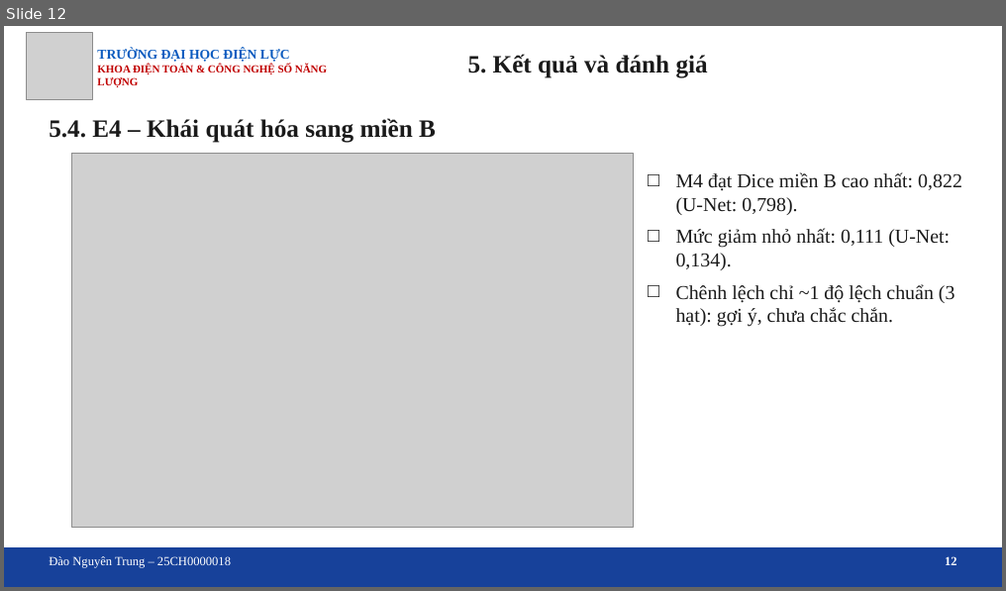
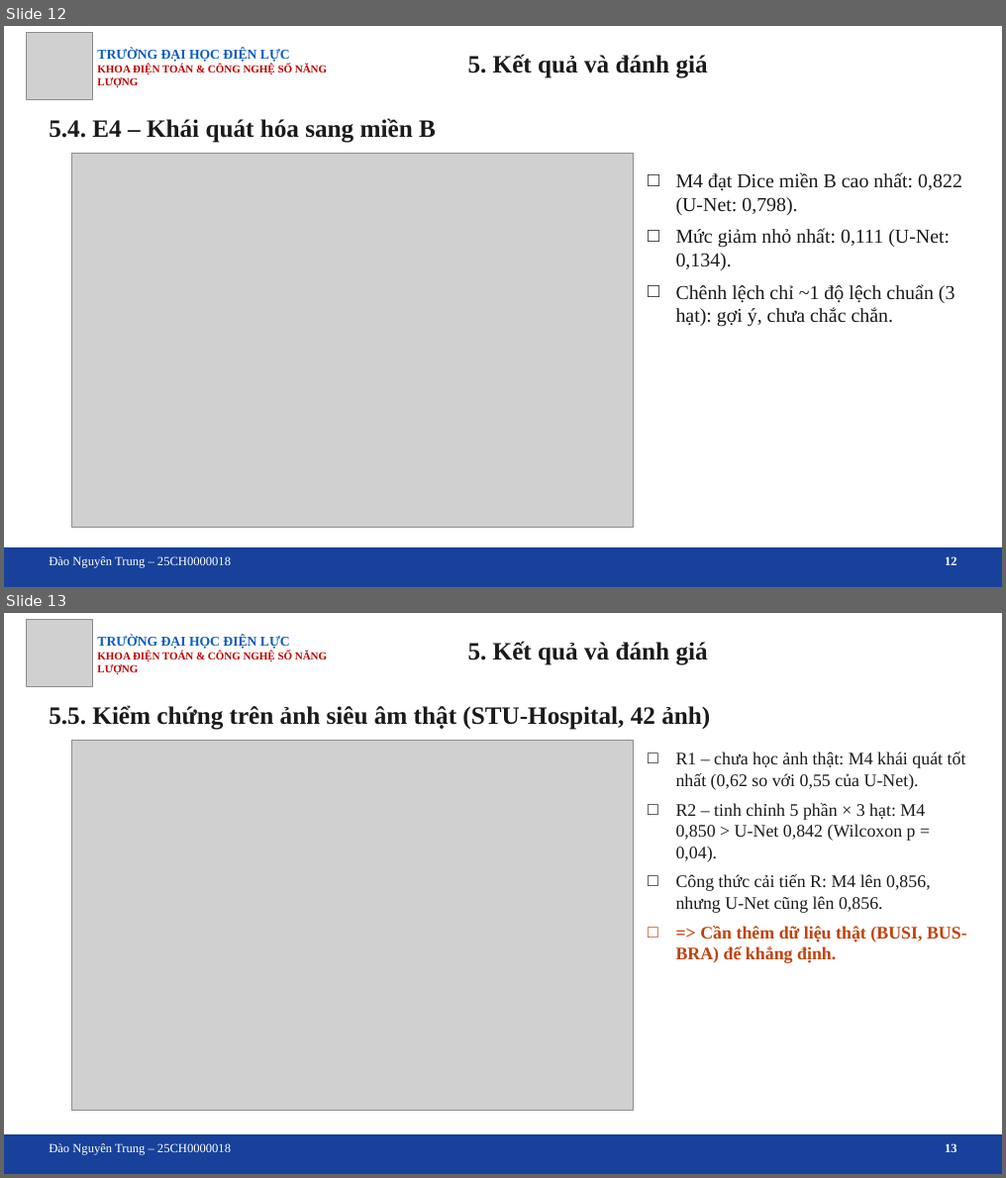
Before and after one commit to trungnguyen107/Medical-image-segmentation-breast-ultrasound-unet-attention, a slide deck: docs/Slide_bao_cao_DATN_U-Net_Attention.pptx. Shown one above the other, each under a label of ours: slide 12 before the commit, slides 12 and 13 after it. The pictures are 1006x591 and 1006x1178 pixels, drawn with LibreOffice and Linux fonts; fonts in the diff are those of the drawing; grey boxes stand for pictures; background and template pictures are left out. Boxes give left, top, right and bottom in pixels: in the first picture for what was removed or moved away, otherwise in the second. Text is boxed around its words. In the diff, an @@ line names an element or a change of style, - is before the commit and + after.

```diff
--- a/docs/Slide_bao_cao_DATN_U-Net_Attention.pptx
+++ b/docs/Slide_bao_cao_DATN_U-Net_Attention.pptx
@@ slide 13 added at [4, 613, 1002, 1174], background picture (left out) @@
@@ picture added at [27, 619, 92, 686] @@
@@ text added at [97, 636, 327, 674], 10.5 pt, text #C00000, bold @@
+TRƯỜNG ĐẠI HỌC ĐIỆN LỰC
+KHOA ĐIỆN TOÁN & CÔNG NGHỆ SỐ NĂNG LƯỢNG
@@ text added at [468, 641, 708, 665], 24 pt, text #1A1A1A, bold @@
+5. Kết quả và đánh giá
@@ text added at [49, 705, 710, 730], 24 pt, text #1A1A1A, bold @@
+5.5. Kiểm chứng trên ảnh siêu âm thật (STU-Hospital, 42 ảnh)
@@ picture added at [71, 741, 633, 1111] @@
@@ text added at [676, 752, 967, 963], 17 pt, text #1A1A1A @@
+□ R1 – chưa học ảnh thật: M4 khái quát tốt nhất (0,62 so với 0,55 của U-Net).
+□ R2 – tinh chỉnh 5 phần × 3 hạt: M4 0,850 > U-Net 0,842 (Wilcoxon p = 0,04).
+□ Công thức cải tiến R: M4 lên 0,856, nhưng U-Net cũng lên 0,856.
+□ => Cần thêm dữ liệu thật (BUSI, BUS-BRA) để khẳng định.
@@ rectangle added at [4, 1136, 1002, 1174], fill #17419A, outline #17419A 1.25 pt @@
@@ text added at [49, 1144, 231, 1156], 12 pt, text #FFFFFF @@
+Đào Nguyên Trung – 25CH0000018
@@ text added at [944, 1144, 957, 1153], 12 pt, text #FFFFFF, bold @@
+13
```
Also in this commit, not shown: 3 slides changed, 2 other files.
